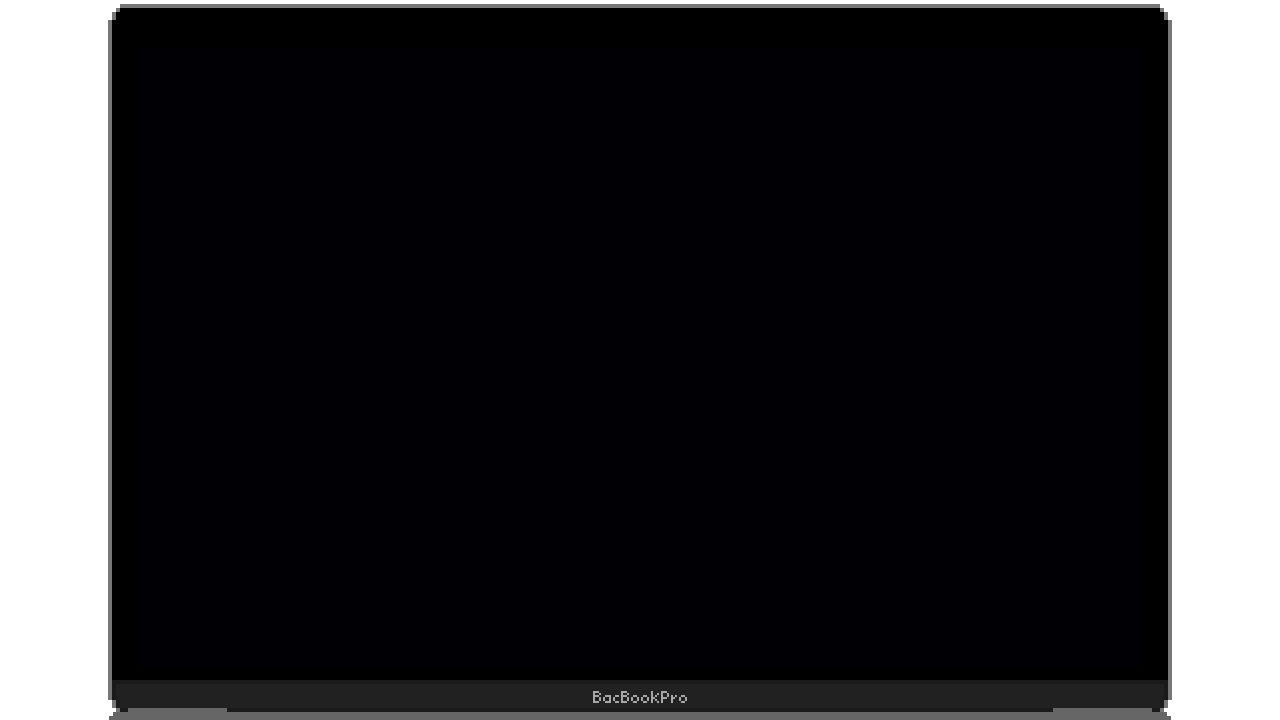
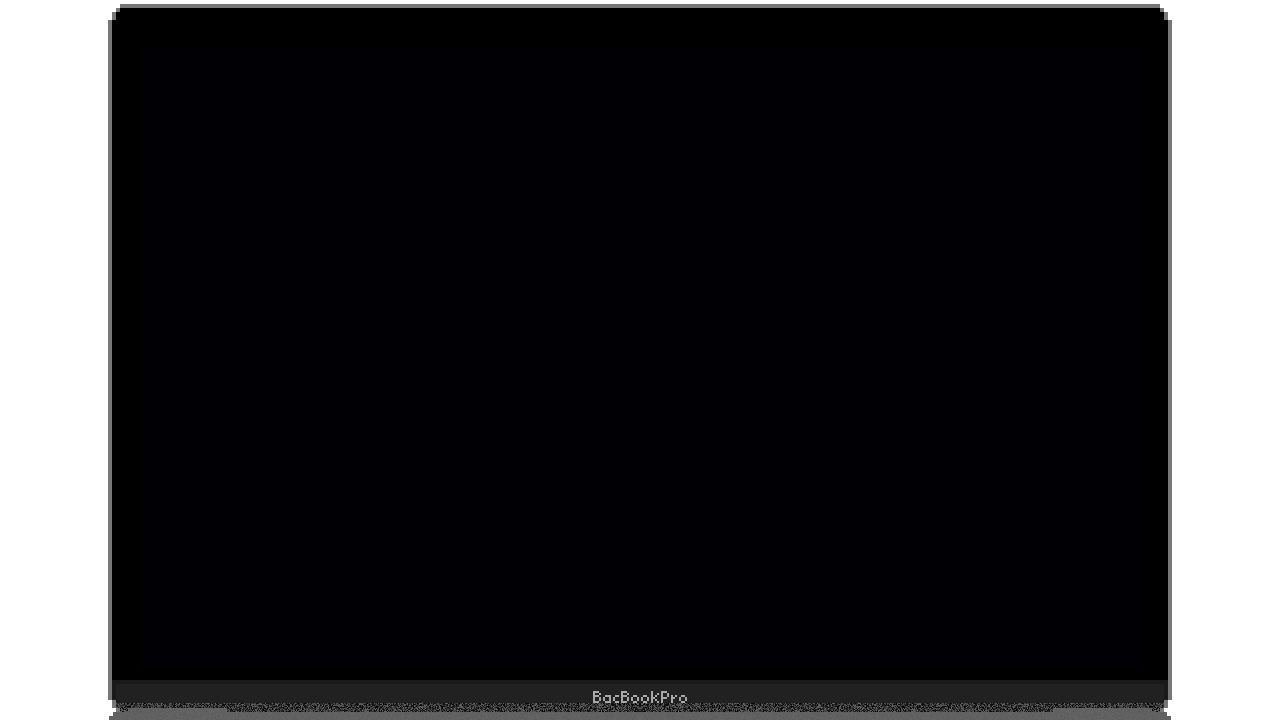
Before/after of a 1280x720 layered artwork. What changed in the layer stack:
added layer "Texture #1" above "Texture" over [116, 702, 1164, 712]
added layer "Texture" (10%) above "frame" over [109, 708, 1171, 720]
